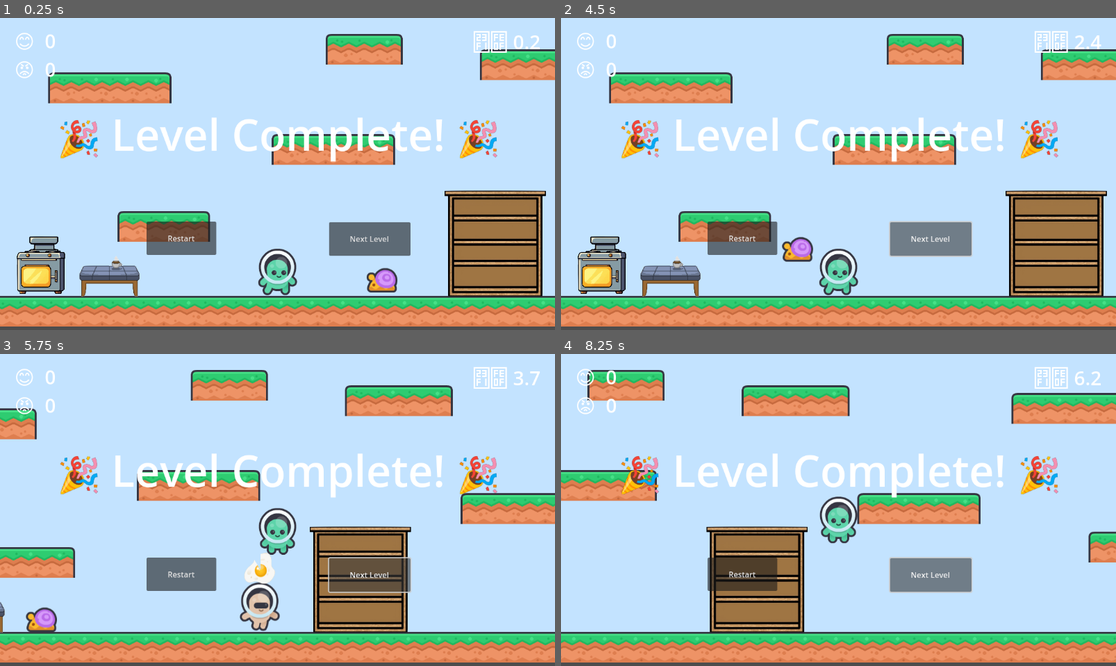
Above: before the commit, frames 1-4 (two rows, left to right).
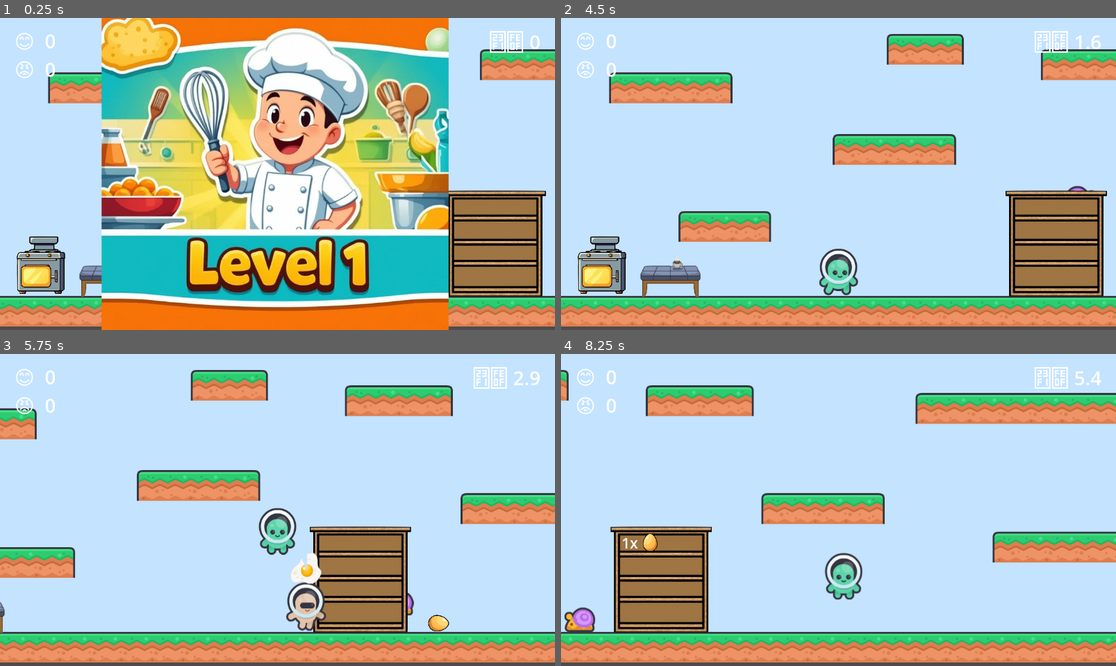
Above: after the commit, the same moments.

Repository: Lea-poh/WhiskTaker
Game: Godot game, scene res://Main.tscn
Two runs of this game, one before a commit and one after it. Both use one fixed random seed, a clock stepped at 60 frames per second and the inputs below. Sound files missing from this copy of the repository are replaced by a short silence.
Inputs (mouse positions are in pixels of both pictures, inside the frame that each line leads up to):
- Up to frame 1 (0.25 s): no input
- Up to frame 2 (4.5 s): click (744, 239) at 0.5 s, where only the run before the commit has a clickable "Restart"; click (744, 239) at 1.25 s, where only the run before the commit has a clickable "Restart"; click (744, 239) at 2 s, where only the run before the commit has a clickable "Restart"; click (844, 267) at 2.77 s; click (932, 239) at 3.5 s, where only the run before the commit has a clickable "Next Level"; click (932, 239) at 4.25 s, where only the run before the commit has a clickable "Next Level"
- Up to frame 3 (5.75 s): tap Enter (ui_accept) at 5, 5.27 s; hold Right (ui_right) from 5.03 s (still down)
- Up to frame 4 (8.25 s): tap Enter (ui_accept) at 6.02, 7.52 s; release Right (ui_right) at 6.53 s; hold Left (ui_left) 6.53-7.28 s; hold Right (ui_right) from 7.28 s (still down)

The runs differ from the first frame. In frame 1, 63% of the frame differs, in the area x 10-98%, y 0-100%; in frame 2, 6.6%; in frame 3, 9.0%; in frame 4, 32%.

Commit message:
Start banner working

Diff:
--- a/Main.gd
+++ b/Main.gd
@@ -1,5 +1,7 @@
 extends Node2D
 
+@onready var start_pic = $CanvasLayer/CenterContainer/StartPicture
+@onready var start_button = start_pic.get_node("StartButton")  # Adjust path if needed
 @onready var happy_label = $CanvasLayer/ScoreContainer/VBoxContainer/HappyLabel
 @onready var unhappy_label = $CanvasLayer/ScoreContainer/VBoxContainer/UnhappyLabel
 @onready var finish_label = $CanvasLayer/CenterContainer/FinishBanner/Label
@@ -10,20 +12,17 @@
 @export var customer_scene: PackedScene  # Assign in Inspector
 @export var customer_spawn_point: Node2D  # Assign in Inspector
 
+
 var game_end_customers := 1
-var game_active := true
+var game_active := false  # Don't start until button is pressed
 var happy_customers := 0
 var unhappy_customers := 0
 var elapsed_time := 0.0
 
 
 func _ready():
-	# Spawn the firt customer immediately
-	_spawn_customer()
-
-	# Initialize UI
-	update_labels()
-
+	# Connect the Start button
+	start_button.connect("pressed", Callable(self, "_on_start_pressed"))
 	restart_button.connect("pressed", Callable(self, "_on_restart_pressed"))
 	next_level_button.connect("pressed", Callable(self, "_on_next_level_pressed"))
 
@@ -31,6 +30,12 @@
 	if game_active:
 		elapsed_time += delta
 		timer_label.text = "⏱️ %.1f" % elapsed_time
+
+func _on_start_pressed():
+	start_pic.visible = false
+	game_active = true
+	_spawn_customer()
+	update_labels()
 
 func _spawn_customer():
 	var customer = customer_scene.instantiate()
@@ -74,5 +79,4 @@
 
 func _on_next_level_pressed():
 	print("Loading next level...")
-	# Replace "res://path_to_next_level.tscn" with your actual next level path
 	#get_tree().change_scene("res://path_to_next_level.tscn")
--- a/Main.tscn
+++ b/Main.tscn
@@ -12,6 +12,7 @@
 [ext_resource type="PackedScene" uid="uid://cq85y8q512lt7" path="res://Table.tscn" id="9_0usx5"]
 [ext_resource type="PackedScene" uid="uid://qqqttsrd8v13" path="res://Customer.tscn" id="10_8h2at"]
 [ext_resource type="AudioStream" uid="uid://c7t7w68y0ea3s" path="res://assets/sounds/background_music.mp3" id="11_vc8w6"]
+[ext_resource type="Texture2D" uid="uid://cjeebvkomlqdq" path="res://assets/level_pics/Level_1_720x720.jpeg" id="13_gyibr"]
 
 [sub_resource type="TileSetAtlasSource" id="TileSetAtlasSource_fa6e6"]
 texture = ExtResource("2_gnlw3")
@@ -226,6 +227,10 @@
 [sub_resource type="RectangleShape2D" id="RectangleShape2D_3ga75"]
 size = Vector2(54, 1787)
 
+[sub_resource type="StyleBoxEmpty" id="StyleBoxEmpty_o0h2b"]
+
+[sub_resource type="StyleBoxEmpty" id="StyleBoxEmpty_unfyw"]
+
 [node name="Main" type="Node2D" node_paths=PackedStringArray("customer_spawn_point")]
 script = ExtResource("1_7crvw")
 customer_scene = ExtResource("10_8h2at")
@@ -322,13 +327,35 @@
 anchor_top = 0.23
 anchor_right = 0.691
 anchor_bottom = 0.57
-offset_left = 10.712
-offset_top = 2.96
-offset_right = 10.9679
-offset_bottom = 10.64
+offset_left = -41.288
+offset_top = -188.04
+offset_right = 134.968
+offset_bottom = 311.64
+
+[node name="StartPicture" type="TextureRect" parent="CanvasLayer/CenterContainer"]
+layout_mode = 2
+texture = ExtResource("13_gyibr")
+
+[node name="StartButton" type="Button" parent="CanvasLayer/CenterContainer/StartPicture"]
+custom_minimum_size = Vector2(400, 130)
+layout_mode = 0
+offset_left = 173.0
+offset_top = 490.0
+offset_right = 573.0
+offset_bottom = 620.0
+theme_override_styles/normal = SubResource("StyleBoxEmpty_o0h2b")
+theme_override_styles/hover = SubResource("StyleBoxEmpty_unfyw")
 
 [node name="FinishBanner" type="Panel" parent="CanvasLayer/CenterContainer"]
-layout_mode = 2
+visible = false
+layout_mode = 2
+
+[node name="ColorRect" type="ColorRect" parent="CanvasLayer/CenterContainer/FinishBanner"]
+offset_left = -426.0
+offset_top = -105.0
+offset_right = 559.0
+offset_bottom = 150.0
+color = Color(0.196078, 0.207843, 1, 1)
 
 [node name="Label" type="Label" parent="CanvasLayer/CenterContainer/FinishBanner"]
 layout_mode = 1
Not shown: 1 places in Main.tscn that only renumber resources
Binary file added: assets/level_pics/Level_1.jpeg
Not shown, added: assets/level_pics/Level_1.jpeg.import
Binary file added: assets/level_pics/Level_1_720x720.jpeg
Not shown, added: assets/level_pics/Level_1_720x720.jpeg.import
Not shown, changed: .DS_Store
Not shown, changed: assets/.DS_Store
Not shown, added: assets/level_pics/.DS_Store
